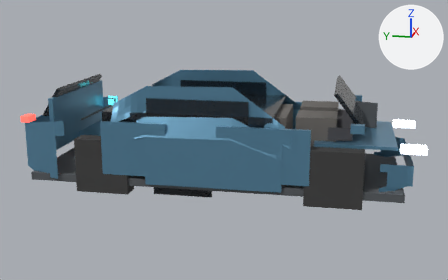
Renders of the glTF model assets/models/processed/sport_sedan_lod.glb from each side of a commit.
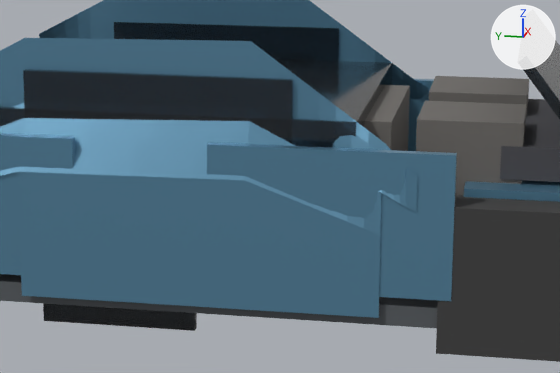
Each version is shown whole from a camera (50 mm lens) standing at (-8.21, -1.67, 2.6) and looking at (-0.01, -0.03, 0.55), then close up on the part from 31% to 78% of the width and 26% to 76% of the height. The lights are fixed; the arrows at upper right show +X, +Y and +Z. The older version's two pictures come first. Where no turn or scale is listed for an object, it has been applied to the vertices.

The first close-up shows 'body_mesh', 'cab_mesh', 'dash', 'door_fr_mesh', 'door_rr_mesh', 'seat_l', 'seat_r', 'tire_fr', 'trim_mesh', 'window_fixed_l', 'window_fixed_r', 'window_fl_mesh', 'window_rl_mesh', 'windshield' and 3 more.
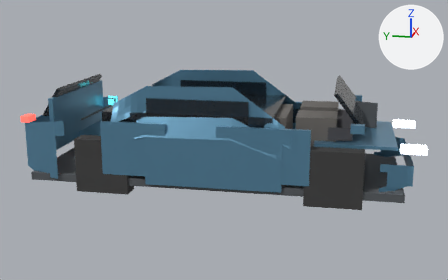
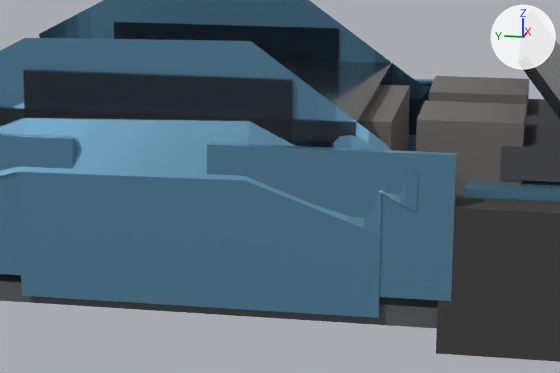
Pixel boxes [x1, y1, x2, y2] of what changed, in the close-ups (560 x 373 px):
```json
{"object": "window_rl_mesh", "change": "moved", "before": [96, 307, 196, 331], "on screen": "not visible afterwards"}
{"object": "window_fl_mesh", "change": "moved", "before": [43, 303, 196, 329], "after": [408, 83, 432, 135]}
```

Edits to the scene script, one JSON object a line:
```json
{"op": "set", "path": "ob_window_fl_mesh.location", "old": "(-0.94, 1.845, -1.075)", "new": "(-0.01, 0.575, -0.145)"}
{"op": "set", "path": "ob_window_fr_mesh.location", "old": "(0.94, 1.845, -1.075)", "new": "(0.01, 0.575, -0.145)"}
{"op": "set", "path": "ob_window_rl_mesh.location", "old": "(-0.94, -0.105, -1.075)", "new": "(-0.01, 0.425, -0.145)"}
{"op": "set", "path": "ob_window_rr_mesh.location", "old": "(0.94, -0.105, -1.075)", "new": "(0.01, 0.425, -0.145)"}
```
